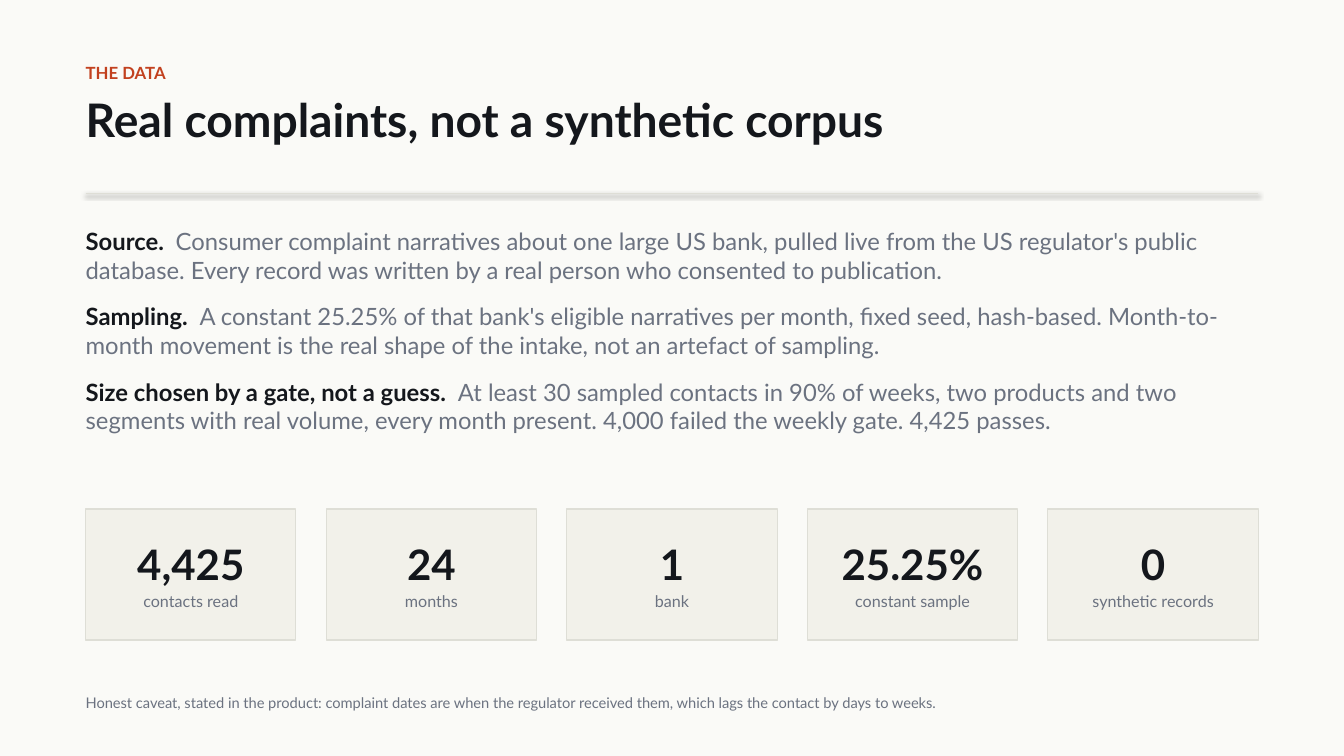
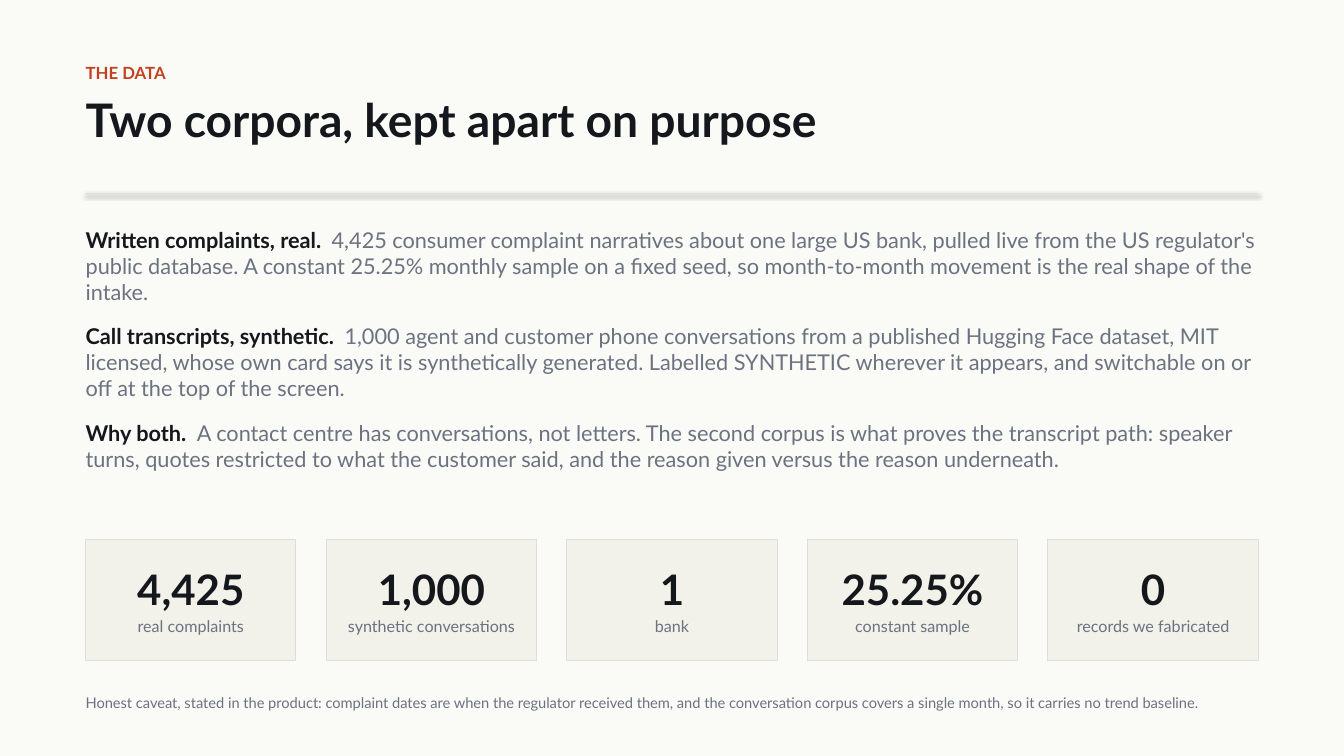
Before and after one commit to Gread/voc_hackathon, a slide deck: slide 4 of docs/voc_insights_deck.pptx. Drawn at 1344x756 pixels with LibreOffice and Linux fonts; fonts in the diff are those of the drawing. Boxes give left, top, right and bottom in pixels: in the first picture for what was removed or moved away, otherwise in the second. Text is boxed around its words. In the diff, an @@ line names an element or a change of style, - is before the commit and + after.

```diff
--- a/docs/voc_insights_deck.pptx
+++ b/docs/voc_insights_deck.pptx
@@ text at box(86, 102, 816, 145): text changed @@
-Real complaints, not a synthetic corpus
+Two corpora, kept apart on purpose
@@ text at box(86, 232, 1255, 471): text changed; size 17 to 15.5 pt @@
-Source. Consumer complaint narratives about one large US bank, pulled live from the US regulator's public database. Every record was written by a real person who consented to publication.
-Sampling. A constant 25.25% of that bank's eligible narratives per month, fixed seed, hash-based. Month-to-month movement is the real shape of the intake, not an artefact of sampling.
-Size chosen by a gate, not a guess. At least 30 sampled contacts in 90% of weeks, two products and two segments with real volume, every month present. 4,000 failed the weekly gate. 4,425 passes.
+Written complaints, real. 4,425 consumer complaint narratives about one large US bank, pulled live from the US regulator's public database. A constant 25.25% monthly sample on a fixed seed, so month-to-month movement is the real shape of the intake.
+Call transcripts, synthetic. 1,000 agent and customer phone conversations from a published Hugging Face dataset, MIT licensed, whose own card says it is synthetically generated. Labelled SYNTHETIC wherever it appears, and switchable on or off at the top of the screen.
+Why both. A contact centre has conversations, not letters. The second corpus is what proves the transcript path: speaker turns, quotes restricted to what the customer said, and the reason given versus the reason underneath.
@@ rectangle "4,425": place and size @@
-rectangle "4,425" at box(86, 509, 296, 640)
+rectangle "4,425" at box(86, 539, 296, 660)
@@ rectangle "1,000": place and size @@
-rectangle "1,000" at box(327, 509, 537, 640)
+rectangle "1,000" at box(327, 539, 537, 660)
@@ rectangle "1": place and size @@
-rectangle "1" at box(567, 509, 777, 640)
+rectangle "1" at box(567, 539, 777, 660)
@@ rectangle "25.25%": place and size @@
-rectangle "25.25%" at box(808, 509, 1018, 640)
+rectangle "25.25%" at box(808, 539, 1018, 660)
@@ rectangle "0": place and size @@
-rectangle "0" at box(1049, 509, 1259, 640)
+rectangle "0" at box(1049, 539, 1259, 660)
@@ text in rectangle at box(348, 574, 515, 635): text changed @@
-24
-months
+1,000
+synthetic conversations
@@ text in rectangle at box(138, 620, 244, 635): text changed @@
-contacts read
+real complaints
@@ text in rectangle at box(1077, 620, 1229, 632): text changed @@
-synthetic records
+records we fabricated
@@ text at box(86, 697, 1199, 711): text changed @@
-Honest caveat, stated in the product: complaint dates are when the regulator received them, which lags the contact by days to weeks.
+Honest caveat, stated in the product: complaint dates are when the regulator received them, and the conversation corpus covers a single month, so it carries no trend baseline.
```
Also in this commit, not shown: 10 other slides changed, 5 other files.
